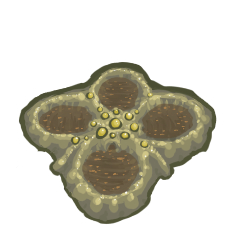
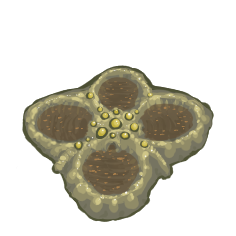
Layers edited between the first and the second w=236, h=236 image:
painted on "Paint Layer 13" over bbox(18, 64, 217, 225)
painted on "Jelly" over bbox(18, 64, 217, 225)
renamed "Paint Layer 8" to "Paint Layer 11 Merged", painted on it over bbox(18, 62, 217, 225)
removed layer "Paint Layer 11" from group "Base" over bbox(18, 62, 217, 225)
painted on "Paint Layer 10" over bbox(18, 64, 217, 225)
